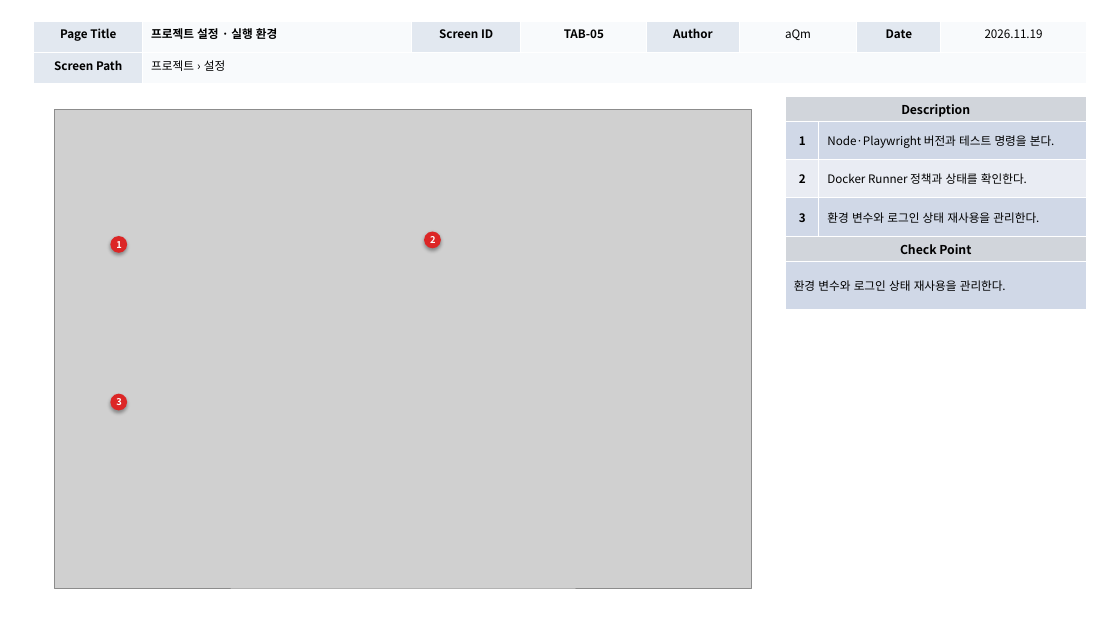
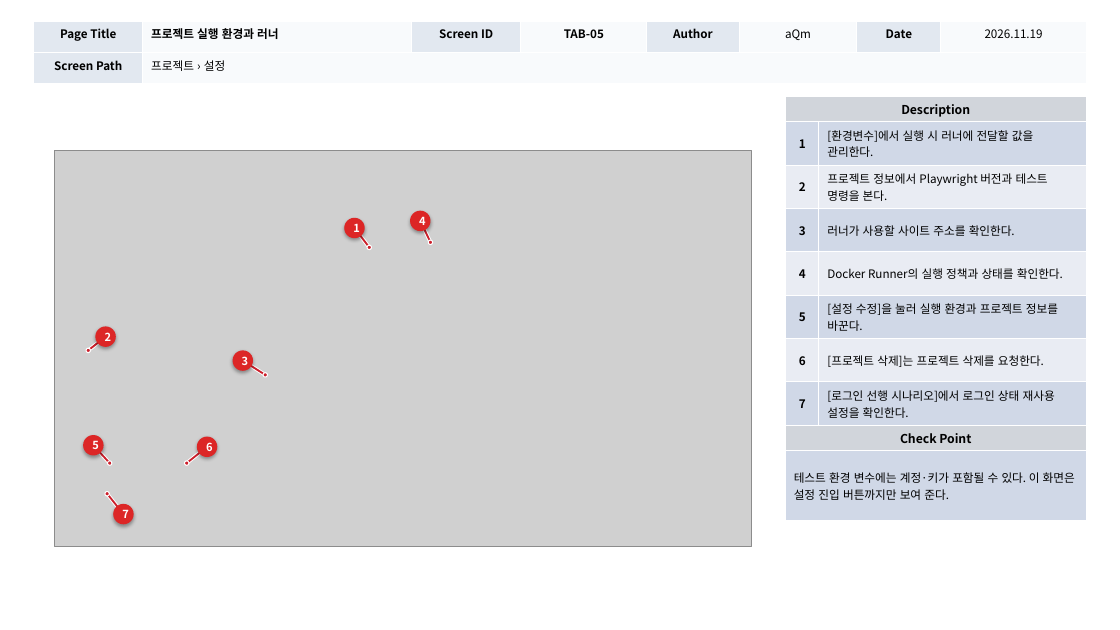
Before and after one commit to digitalist-corp/AI-TestOps, a slide deck: slide 37 of docs/aQm-산출물/AI-TestOps_UI설계서_(v1.0)_20261119.pptx (slide 24 before the commit). Drawn at 1120x630 pixels with LibreOffice and Linux fonts; fonts in the diff are those of the drawing; grey boxes stand for pictures. Boxes give left, top, right and bottom in pixels: in the first picture for what was removed or moved away, otherwise in the second. Text is boxed around its words. In the diff, an @@ line names an element or a change of style, - is before the commit and + after.

Commit message:
docs: UI 화면설계서 사용자 흐름과 조작 위치 보완

```diff
--- a/docs/aQm-산출물/AI-TestOps_UI설계서_(v1.0)_20261119.pptx
+++ b/docs/aQm-산출물/AI-TestOps_UI설계서_(v1.0)_20261119.pptx
@@ table at box(34, 21, 1086, 84) @@
-row 1, column 2: 프로젝트 설정 · 실행 환경
+row 1, column 2: 프로젝트 실행 환경과 러너
@@ table removed at box(786, 97, 1086, 310), 6 rows, 2 columns @@
-Description | 
-1 | Node·Playwright 버전과 테스트 명령을 본다.
-2 | Docker Runner 정책과 상태를 확인한다.
-3 | 환경 변수와 로그인 상태 재사용을 관리한다.
-Check Point | 
-환경 변수와 로그인 상태 재사용을 관리한다. | 
@@ table added at box(786, 97, 1086, 521), 10 rows, 2 columns @@
+Description | 
+1 | [환경변수]에서 실행 시 러너에 전달할 값을 관리한다.
+2 | 프로젝트 정보에서 Playwright 버전과 테스트 명령을 본다.
+3 | 러너가 사용할 사이트 주소를 확인한다.
+4 | Docker Runner의 실행 정책과 상태를 확인한다.
+5 | [설정 수정]을 눌러 실행 환경과 프로젝트 정보를 바꾼다.
+6 | [프로젝트 삭제]는 프로젝트 삭제를 요청한다.
+7 | [로그인 선행 시나리오]에서 로그인 상태 재사용 설정을 확인한다.
+Check Point | 
+테스트 환경 변수에는 계정·키가 포함될 수 있다. 이 화면은 설정 진입 버튼까지만 보여 준다. | 
@@ picture: place and size @@
-picture at box(55, 109, 752, 588)
+picture at box(55, 150, 752, 547)
@@ ellipse "1": place and size @@
-ellipse "1" at box(110, 236, 127, 253)
+ellipse "1" at box(344, 218, 365, 238)
@@ line added from (360, 235) to (370, 248), #FFFFFF 3.19 pt @@
@@ line added from (360, 235) to (370, 248), #CC202C 1.6 pt @@
@@ ellipse added at box(410, 211, 430, 231), fill #DC2626, 9.5 pt, text #FFFFFF, bold @@
+4
@@ line added from (424, 229) to (430, 242), #FFFFFF 3.19 pt @@
@@ line added from (424, 229) to (430, 242), #CC202C 1.6 pt @@
@@ ellipse added at box(367, 245, 371, 250), fill #CC202C, outline #FFFFFF 0.91 pt @@
@@ ellipse added at box(429, 240, 433, 245), fill #CC202C, outline #FFFFFF 0.91 pt @@
@@ size 8 to 9.5 pt in 3 elements at box(233, 350, 253, 371), box(344, 218, 365, 238), box(96, 327, 116, 347) @@
@@ ellipse "2": place and size @@
-ellipse "2" at box(424, 232, 441, 249)
+ellipse "2" at box(96, 327, 116, 347)
@@ ellipse added at box(86, 349, 90, 353), fill #CC202C, outline #FFFFFF 0.91 pt @@
@@ line added from (88, 350) to (98, 342), #FFFFFF 3.19 pt @@
@@ line added from (88, 350) to (98, 342), #CC202C 1.6 pt @@
@@ ellipse "3": place and size @@
-ellipse "3" at box(110, 394, 127, 411)
+ellipse "3" at box(233, 350, 253, 371)
@@ line added from (250, 365) to (266, 375), #FFFFFF 3.19 pt @@
@@ line added from (250, 365) to (266, 375), #CC202C 1.6 pt @@
@@ ellipse added at box(263, 373, 267, 377), fill #CC202C, outline #FFFFFF 0.91 pt @@
@@ ellipse added at box(83, 435, 103, 455), fill #DC2626, 9.5 pt, text #FFFFFF, bold @@
+5
@@ ellipse added at box(197, 437, 217, 457), fill #DC2626, 9.5 pt, text #FFFFFF, bold @@
+6
@@ line added from (99, 452) to (110, 463), #FFFFFF 3.19 pt @@
@@ line added from (99, 452) to (110, 463), #CC202C 1.6 pt @@
@@ ellipse added at box(108, 461, 112, 465), fill #CC202C, outline #FFFFFF 0.91 pt @@
@@ ellipse added at box(185, 461, 189, 465), fill #CC202C, outline #FFFFFF 0.91 pt @@
@@ line added from (187, 463) to (200, 453), #FFFFFF 3.19 pt @@
@@ line added from (187, 463) to (200, 453), #CC202C 1.6 pt @@
@@ ellipse added at box(105, 492, 109, 496), fill #CC202C, outline #FFFFFF 0.91 pt @@
@@ line added from (108, 494) to (118, 507), #FFFFFF 3.19 pt @@
@@ line added from (108, 494) to (118, 507), #CC202C 1.6 pt @@
@@ ellipse added at box(113, 504, 134, 524), fill #DC2626, 9.5 pt, text #FFFFFF, bold @@
+7
```
Also in this commit, not shown: 24 other slides changed, 22 slides added, 8 slides removed.
